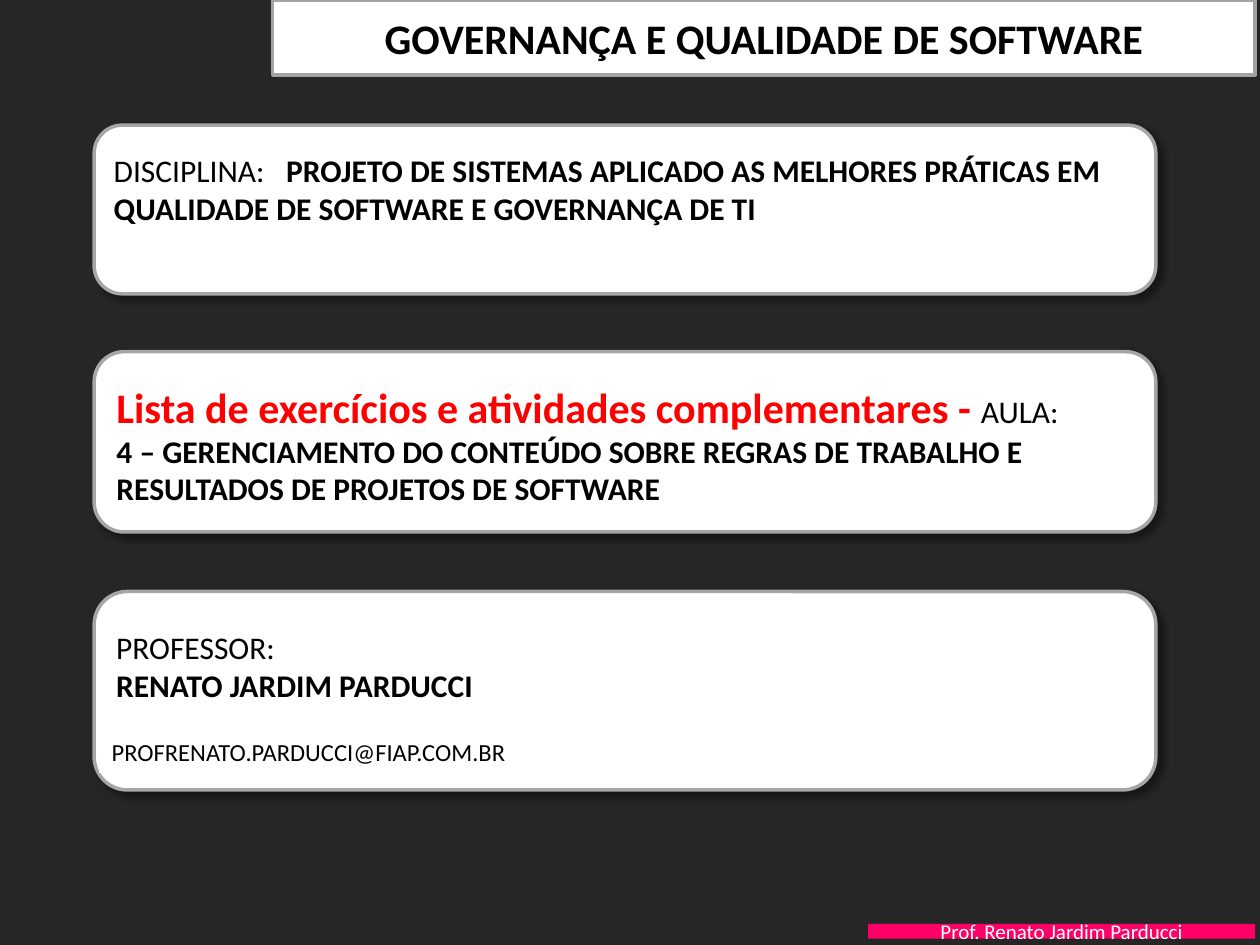
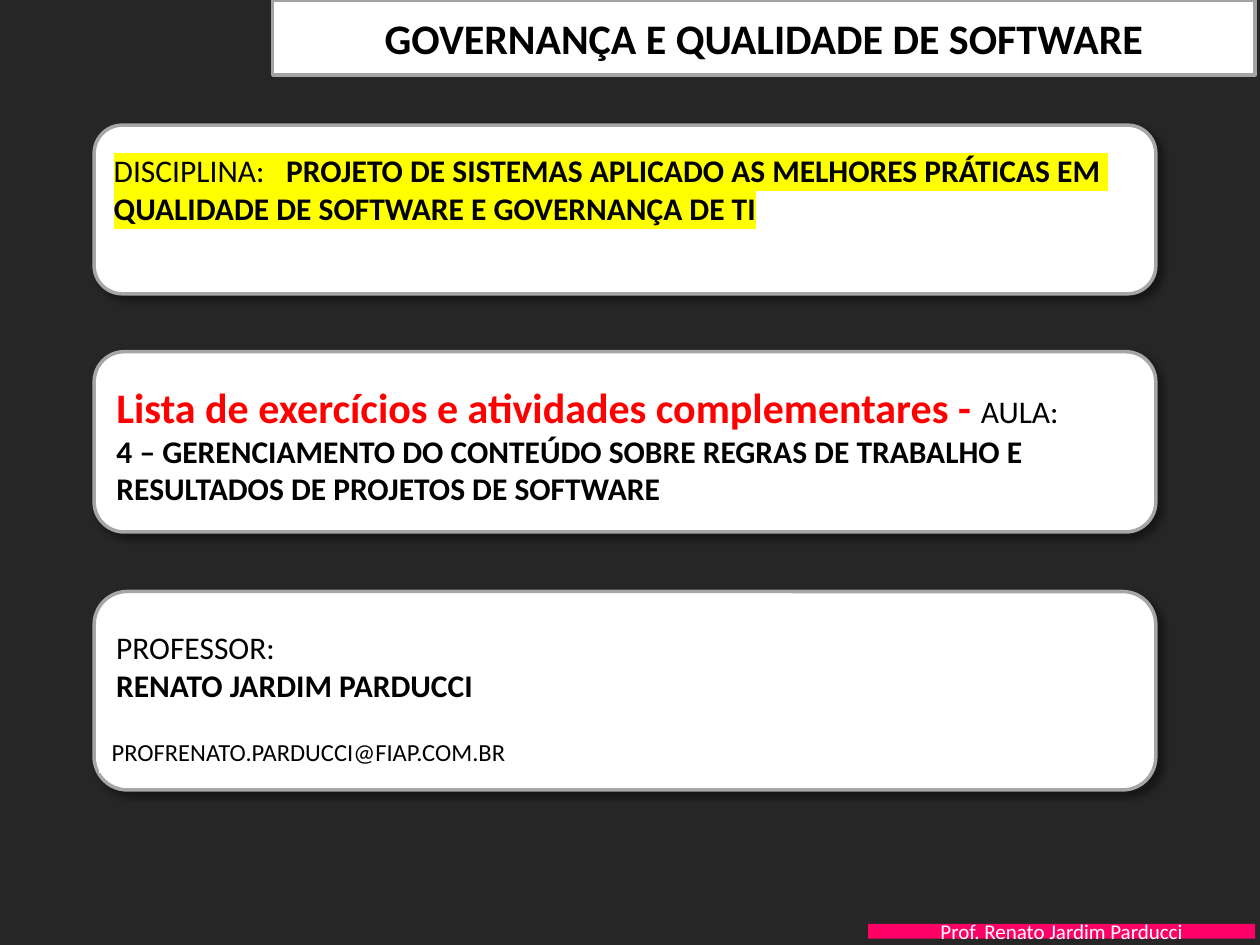
Before and after one commit to LucasMatteis/3SIA-exemploGIT-24, a slide deck: slide 1 of PastaDocksKickoff/PITCH.pptx. Drawn at 1260x945 pixels with LibreOffice and Linux fonts; fonts in the diff are those of the drawing; background and template pictures are left out. Boxes give left, top, right and bottom in pixels: in the first picture for what was removed or moved away, otherwise in the second. Text is boxed around its words. In the diff, an @@ line names an element or a change of style, - is before the commit and + after.

Commit message:
Alteração cor de fundo amarelo

```diff
--- a/PastaDocksKickoff/PITCH.pptx
+++ b/PastaDocksKickoff/PITCH.pptx
@@ text "DISCIPLINA: PROJETO DE SISTEMAS APLICADO ..." at [114,156,1100,226]: highlight none to #FFFF00 @@
```
